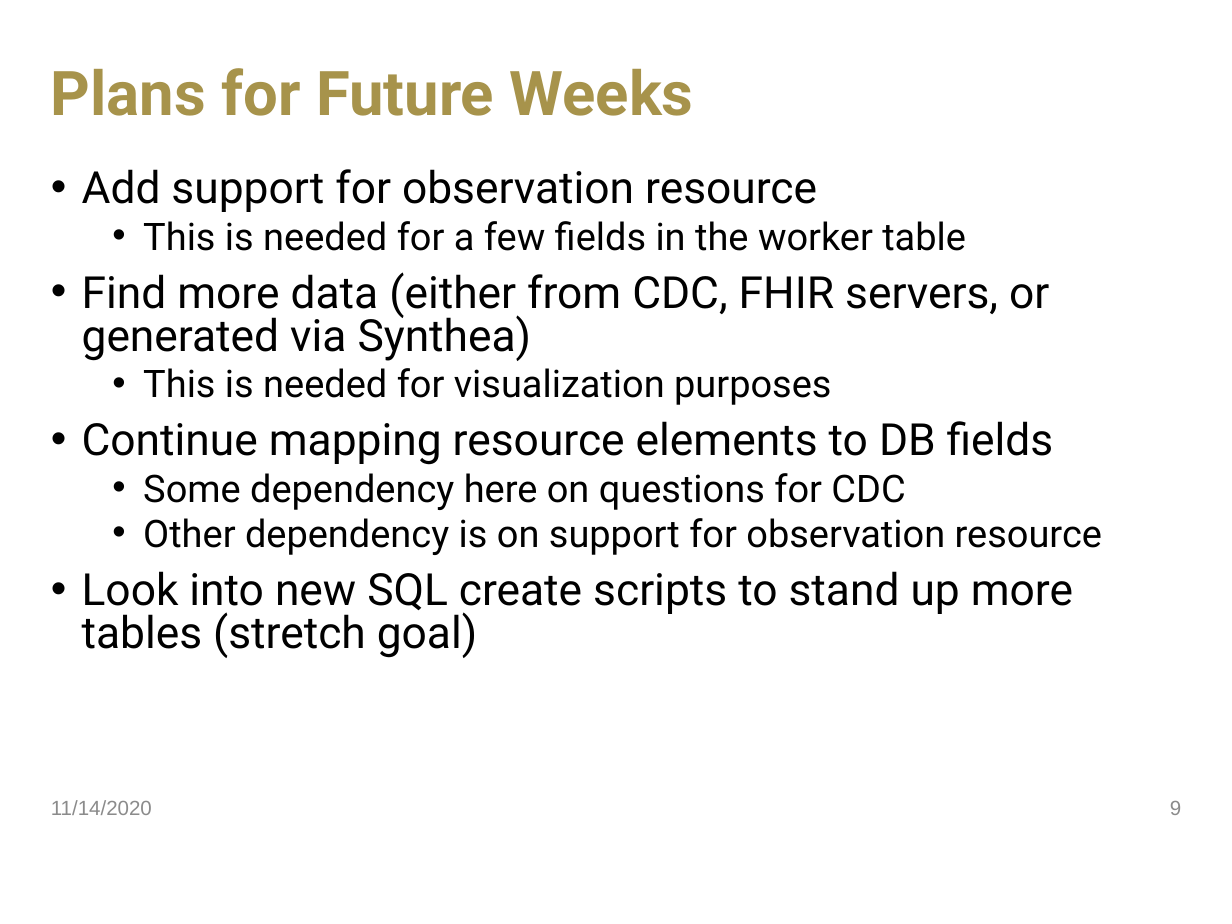
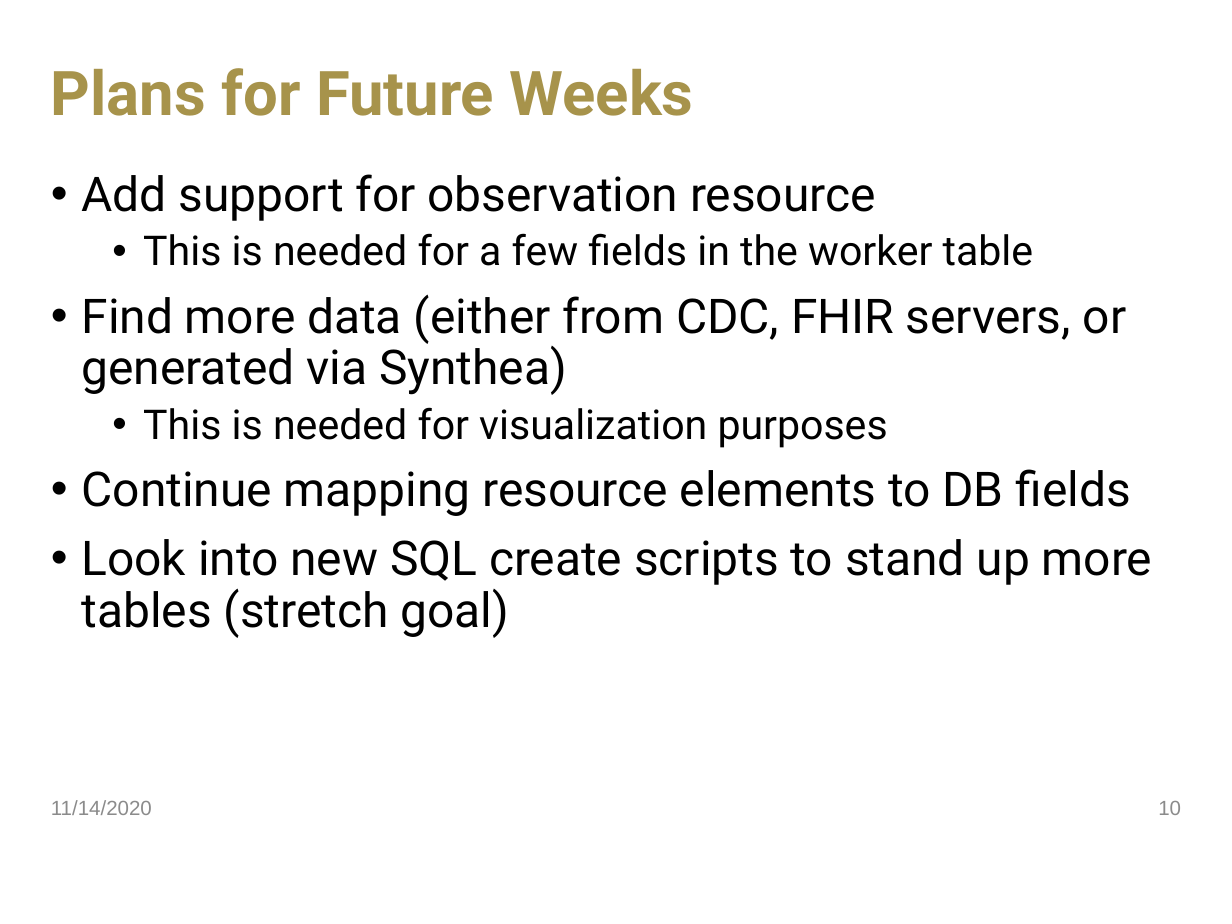
Before and after one commit to jdavis470/National-Firefighter-Registry, a slide deck: slide 10 of collateral/Team 55 Sprint 6.pptx (slide 9 before the commit). Drawn at 1232x924 pixels with LibreOffice and Linux fonts; fonts in the diff are those of the drawing; background and template pictures are left out. Boxes give left, top, right and bottom in pixels: in the first picture for what was removed or moved away, otherwise in the second. Text is boxed around its words. In the diff, an @@ line names an element or a change of style, - is before the commit and + after.

```diff
--- a/collateral/Team 55 Sprint 6.pptx
+++ b/collateral/Team 55 Sprint 6.pptx
@@ text "Add support for observation resource" at (82, 174, 1152, 638): size 25.9 to 28 pt in "Add support for observation resource", "Find more data (either from CDC, FHIR ...", "Continue mapping resource elements to DB fields", "Look into new SQL create scripts to ..."; size 22.2 to 24 pt in "This is needed for a few fields ...", "This is needed for visualization purposes"; line spacing 0.8 to 0.9 @@
@@ text at (143, 473, 1102, 555): paragraphs removed @@
-  • Some dependency here on questions for CDC
-  • Other dependency is on support for observation resource
@@ page number at (1158, 801, 1181, 815): text changed @@
-9
+10
```
Also in this commit, not shown: 4 other slides changed, 1 slide added.
